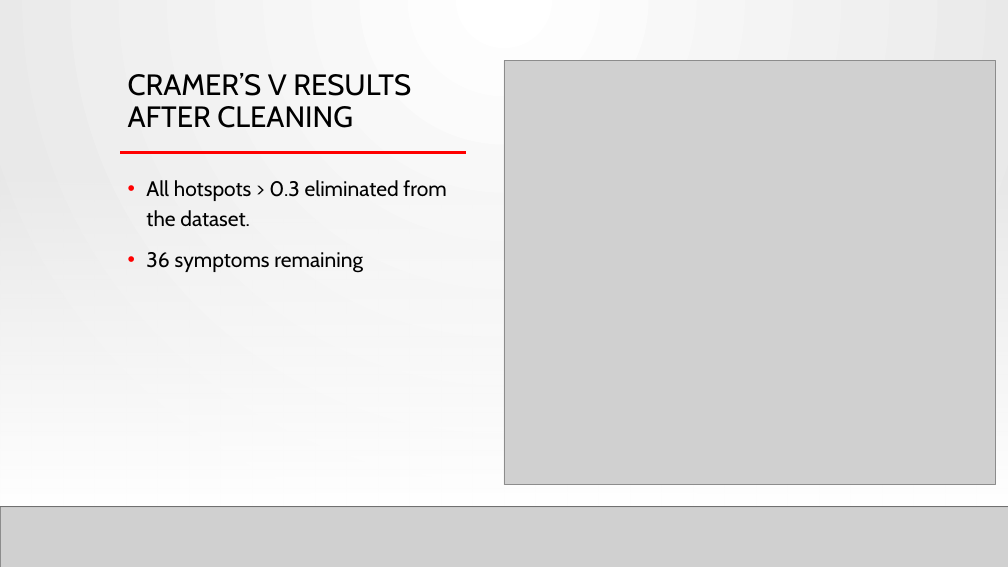
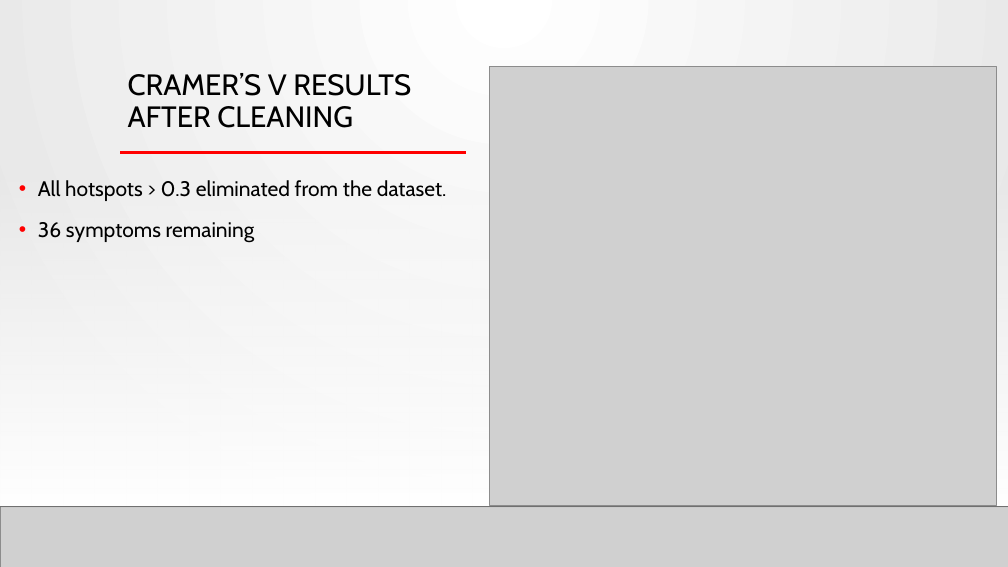
Before and after one commit to PaulButler8/springboard, a slide deck: slide 8 of Capstone 2/Capstone 2 Presentation.pptx (slide 7 before the commit). Drawn at 1008x567 pixels with LibreOffice and Linux fonts; fonts in the diff are those of the drawing; grey boxes stand for pictures; background and template pictures are left out. Boxes give left, top, right and bottom in pixels: in the first picture for what was removed or moved away, otherwise in the second. Text is boxed around its words. In the diff, an @@ line names an element or a change of style, - is before the commit and + after.

```diff
--- a/Capstone 2/Capstone 2 Presentation.pptx
+++ b/Capstone 2/Capstone 2 Presentation.pptx
@@ picture: place and size @@
-picture at [504, 60, 996, 485]
+picture at [489, 67, 997, 505]
@@ text "All hotspots > 0.3 eliminated ..." rewrapped from [146, 180, 446, 273] to [38, 180, 447, 243] @@
```
Also in this commit, not shown: 9 other slides changed, 8 slides added, 1 other file.
